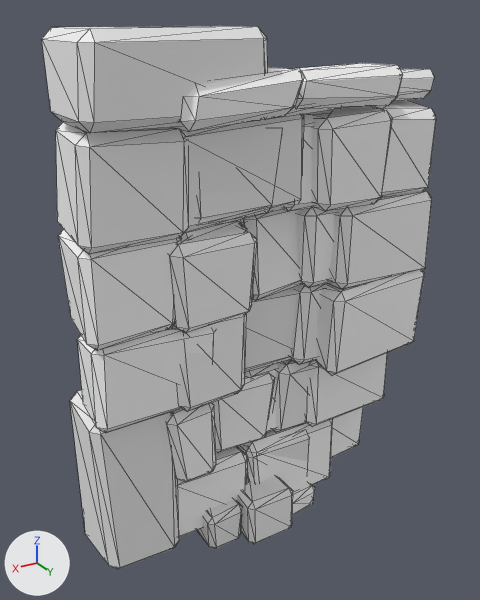
The glTF model assets/built/terrain-kit.glb, before and after one commit.
Before and after are seen from a 50 mm camera at (8.91, 15.64, 14.08) aimed at (0.16, 1.06, 6.79). Every picture has the same lights, and +X, +Y and +Z are marked at lower left. The picture after the commit comes second. Mesh edges are drawn as thin lines. Where no turn or scale is listed for an object, it has been applied to the vertices.

Before the edit, the objects in view are built like this:
```python
me_face_10 = bpy.data.meshes.new('face_10')
me_face_10.from_pydata(...)  # 480 vertices, 880 faces; spans x -5.06..5.06, y -2.08..2.08, z -6.95..6.95
me_face_10.materials.append(mat_defaultmaterial_005)
me_face_6 = bpy.data.meshes.new('face_6')
me_face_6.from_pydata(...)  # 336 vertices, 616 faces; spans x -3.09..3.09, y -1.91..1.91, z -6.53..6.53
me_face_6.materials.append(mat_defaultmaterial_004)
me_rim_cap = bpy.data.meshes.new('rim_cap')
me_rim_cap.from_pydata(...)  # 72 vertices, 132 faces; spans x -2.01..2.01, y -1.52..1.52, z -0.82..0.82
me_rim_cap.materials.append(mat_defaultmaterial_006)
ob_face_10 = bpy.data.objects.new('face_10', me_face_10)
ob_face_10.location = (-0.02, 1.58, 6.9)
ob_face_6 = bpy.data.objects.new('face_6', me_face_6)
ob_face_6.location = (0.02, 1.91, 6.5)
ob_rim_cap = bpy.data.objects.new('rim_cap', me_rim_cap)
ob_rim_cap.location = (-0.01, 1.35, 0.37)
```
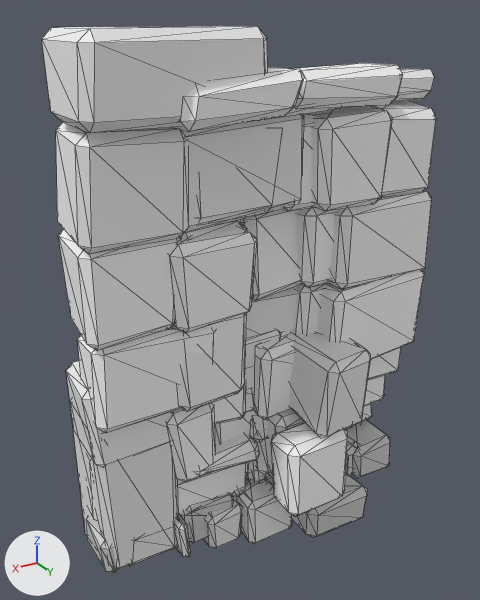
Location of each change, [x1, y1, x2, y2] in pixels of the pictures (480 x 600 px):
'sea_corner', added
    after: [253, 331, 371, 537]
'sea_face_10', added
    after: [66, 333, 401, 573]
'sea_face_6', added
    after: [174, 329, 281, 557]
'low_face', added
    after: [197, 434, 268, 476]

The change, as a list of edits to the scene's bpy script:
```text
Add mat_defaultmaterial_010:
    mat_defaultmaterial_010 = bpy.data.materials.new('DefaultMaterial.010')
    mat_defaultmaterial_010.use_nodes = True; mat_defaultmaterial_010.node_tree.nodes.clear()
    _N = mat_defaultmaterial_010.node_tree.nodes; _L = mat_defaultmaterial_010.node_tree.links
    n0 = _N.new('ShaderNodeOutputMaterial'); n0.name = 'Material Output'
    n1 = _N.new('ShaderNodeBsdfPrincipled'); n1.name = 'Principled BSDF'
    n2 = _N.new('ShaderNodeVertexColor'); n2.name = 'Color Attribute'
    _L.new(n1.outputs[0], n0.inputs[0])  # 'BSDF' to 'Surface'
    _L.new(n2.outputs[0], n1.inputs[0])  # 'Color' to 'Base Color'
Add mat_defaultmaterial_009:
    mat_defaultmaterial_009 = bpy.data.materials.new('DefaultMaterial.009')
    mat_defaultmaterial_009.use_nodes = True; mat_defaultmaterial_009.node_tree.nodes.clear()
    _N = mat_defaultmaterial_009.node_tree.nodes; _L = mat_defaultmaterial_009.node_tree.links
    n0 = _N.new('ShaderNodeOutputMaterial'); n0.name = 'Material Output'
    n1 = _N.new('ShaderNodeBsdfPrincipled'); n1.name = 'Principled BSDF'
    n2 = _N.new('ShaderNodeVertexColor'); n2.name = 'Color Attribute'
    _L.new(n1.outputs[0], n0.inputs[0])  # 'BSDF' to 'Surface'
    _L.new(n2.outputs[0], n1.inputs[0])  # 'Color' to 'Base Color'
Add mat_defaultmaterial_008:
    mat_defaultmaterial_008 = bpy.data.materials.new('DefaultMaterial.008')
    mat_defaultmaterial_008.use_nodes = True; mat_defaultmaterial_008.node_tree.nodes.clear()
    _N = mat_defaultmaterial_008.node_tree.nodes; _L = mat_defaultmaterial_008.node_tree.links
    n0 = _N.new('ShaderNodeOutputMaterial'); n0.name = 'Material Output'
    n1 = _N.new('ShaderNodeBsdfPrincipled'); n1.name = 'Principled BSDF'
    n2 = _N.new('ShaderNodeVertexColor'); n2.name = 'Color Attribute'
    _L.new(n1.outputs[0], n0.inputs[0])  # 'BSDF' to 'Surface'
    _L.new(n2.outputs[0], n1.inputs[0])  # 'Color' to 'Base Color'
Add me_sea_face_10:
    me_sea_face_10.from_pydata(...)  # 336 vertices, 616 faces; spans x -5.09..5.09, y -1.51..1.51, z -3.05..3.05
    me_sea_face_10.materials.append(mat_defaultmaterial_010)
Add me_sea_face_6:
    me_sea_face_6.from_pydata(...)  # 216 vertices, 396 faces; spans x -3.12..3.12, y -1.55..1.55, z -3.07..3.07
    me_sea_face_6.materials.append(mat_defaultmaterial_009)
Add me_sea_corner:
    me_sea_corner.from_pydata(...)  # 240 vertices, 440 faces; spans x -2.19..2.19, y -2.1..2.1, z -3.04..3.04
    me_sea_corner.materials.append(mat_defaultmaterial_008)
Add me_low_face:
    me_low_face.from_pydata(...)  # 96 vertices, 176 faces; spans x -2.56..2.56, y -1.55..1.55, z -1.51..1.51
    me_low_face.materials.append(mat_defaultmaterial_006)
Add ob_sea_face_10:
    ob_sea_face_10 = bpy.data.objects.new('sea_face_10', me_sea_face_10)
    ob_sea_face_10.location = (0.02, 0.96, 3.0)
Add ob_sea_face_6:
    ob_sea_face_6 = bpy.data.objects.new('sea_face_6', me_sea_face_6)
    ob_sea_face_6.location = (-0.04, 1.12, 3.01)
Add ob_sea_corner:
    ob_sea_corner = bpy.data.objects.new('sea_corner', me_sea_corner)
    ob_sea_corner.location = (-1.87, 1.97, 2.98)
Add ob_low_face:
    ob_low_face = bpy.data.objects.new('low_face', me_low_face)
    ob_low_face.location = (0.01, 0.93, 1.46)
```
